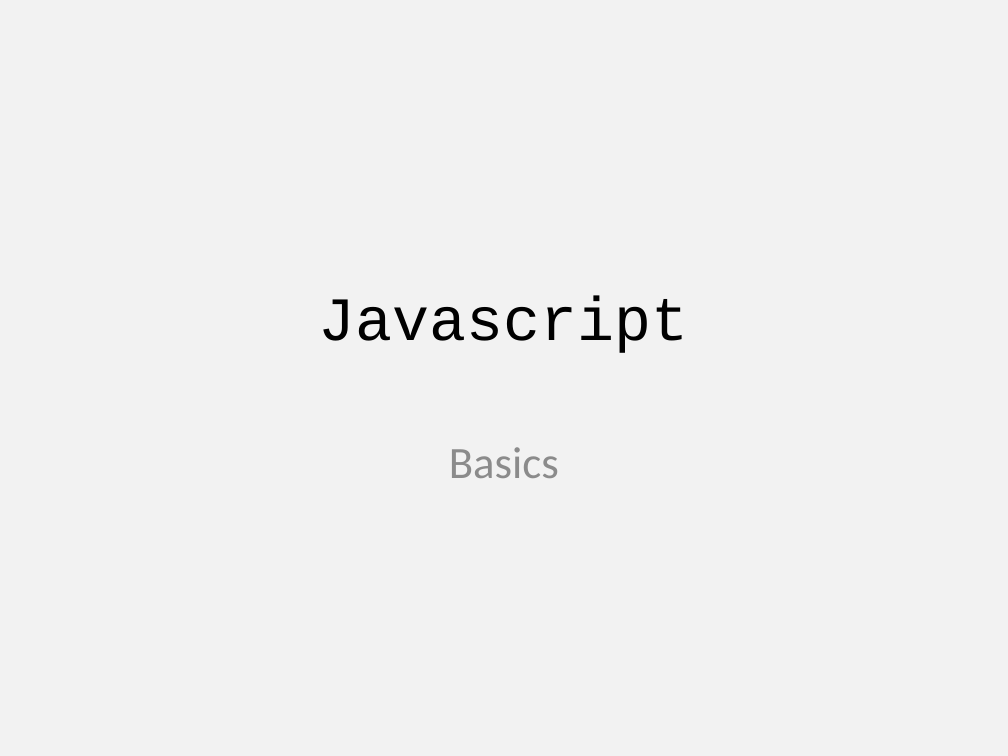
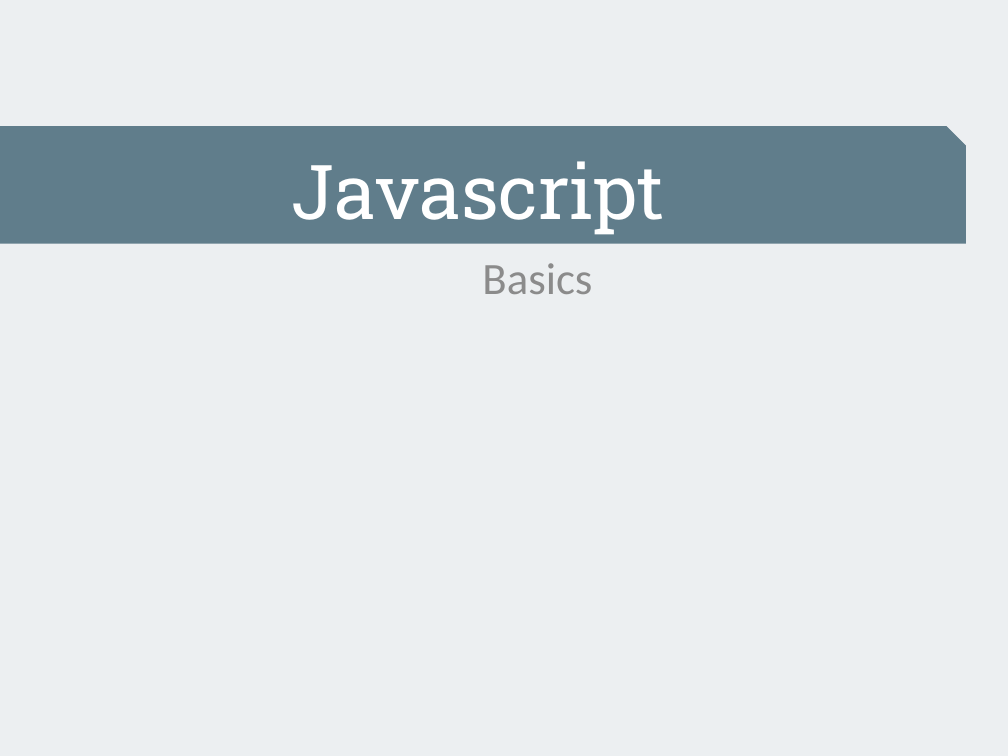
Before and after one commit to alexeymatveevp/angularjs-course, a slide deck: slide 1 of docs/00_jsbasics.pptx. Drawn at 1008x756 pixels with LibreOffice and Linux fonts; fonts in the diff are those of the drawing. Boxes give left, top, right and bottom in pixels: in the first picture for what was removed or moved away, otherwise in the second. Text is boxed around its words. In the diff, an @@ line names an element or a change of style, - is before the commit and + after.

Commit message:
font + colors

```diff
--- a/docs/00_jsbasics.pptx
+++ b/docs/00_jsbasics.pptx
@@ background #F2F2F2 to #ECEFF1 @@
@@ snip rect "Javascript": place and size @@
-snip rect "Javascript" at [319,296,689,353]
+snip rect "Javascript" at [0,126,966,244]
@@ snip rect "Javascript" at [0,126,966,244]: size 44 to 54 pt, font Courier New to Roboto Slab, text colour #000000 to #FFFFFF; fill none to #607D8B @@
@@ subtitle "Basics": place and size @@
-subtitle "Basics" at [449,447,559,478]
+subtitle "Basics" at [482,263,592,294]
```
